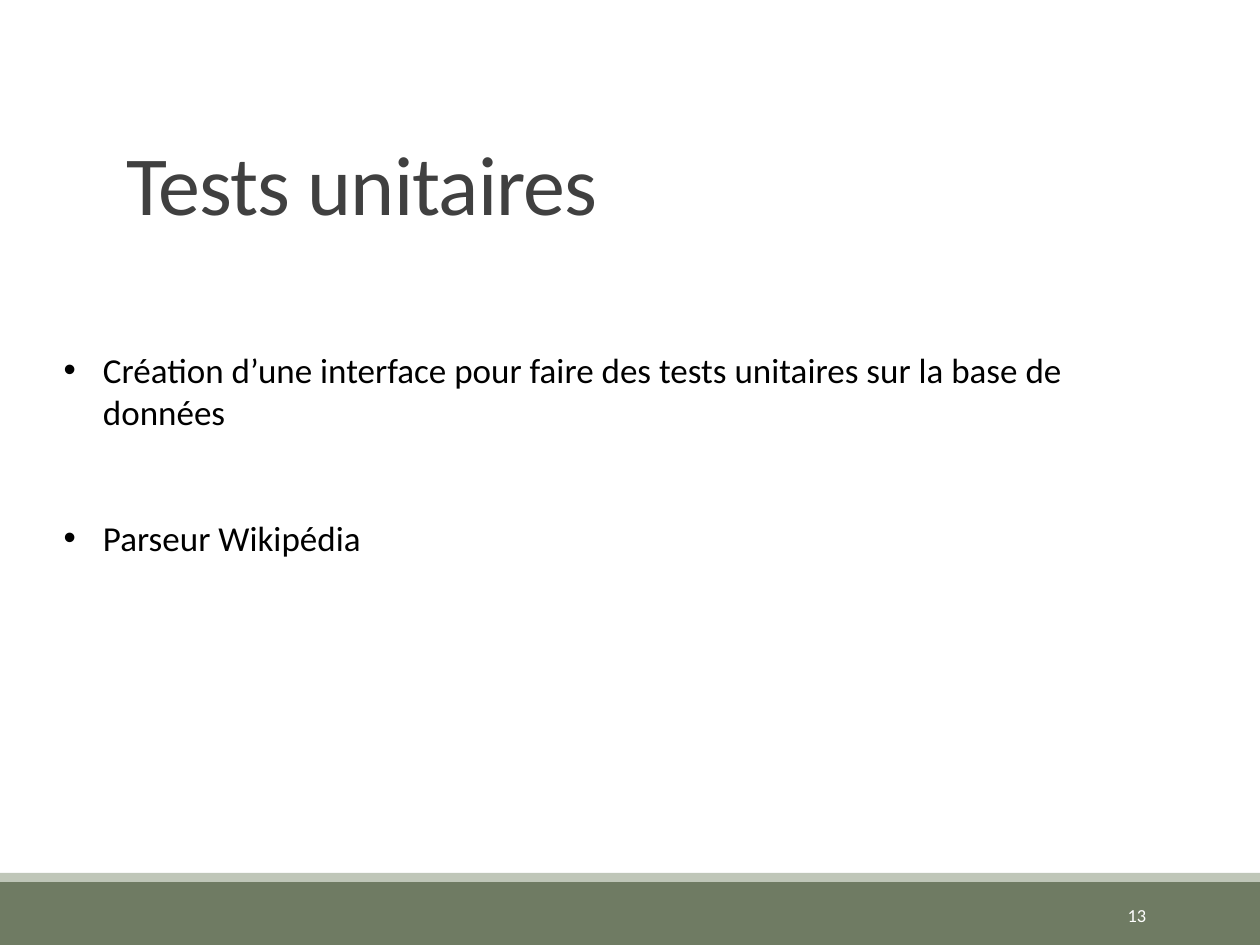
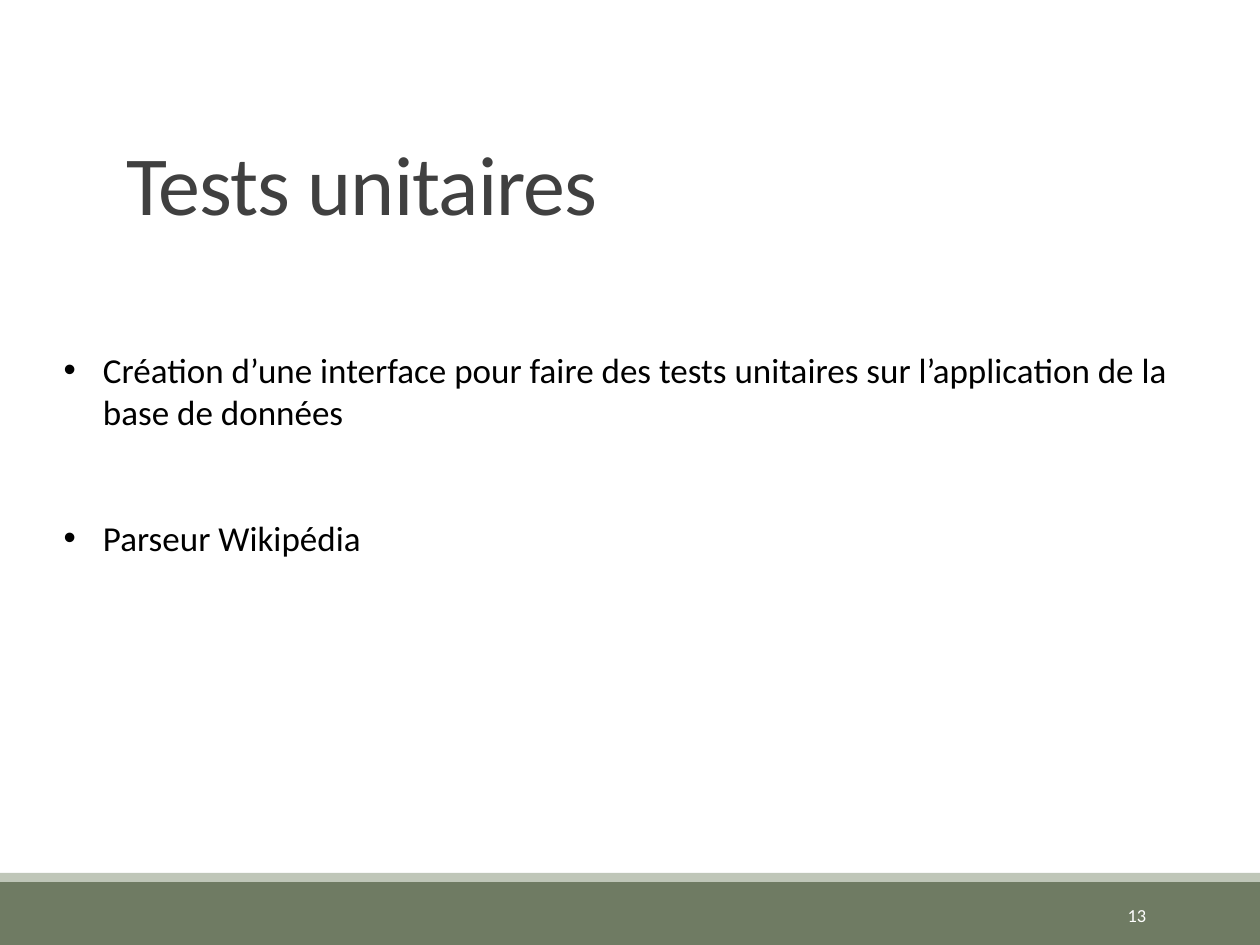
Before and after one commit to VSasyan/Octo, a slide deck: slide 13 of Documentation/soutenance.pptx. Drawn at 1260x945 pixels with LibreOffice and Linux fonts; fonts in the diff are those of the drawing. Boxes give left, top, right and bottom in pixels: in the first picture for what was removed or moved away, otherwise in the second. Text is boxed around its words. In the diff, an @@ line names an element or a change of style, - is before the commit and + after.

```diff
--- a/Documentation/soutenance.pptx
+++ b/Documentation/soutenance.pptx
@@ text at [103, 358, 1167, 426]: text changed @@
-• Création d’une interface pour faire des tests unitaires sur la base de données
+• Création d’une interface pour faire des tests unitaires sur l’application de la base de données
```
Also in this commit, not shown: 1 other slide changed.
